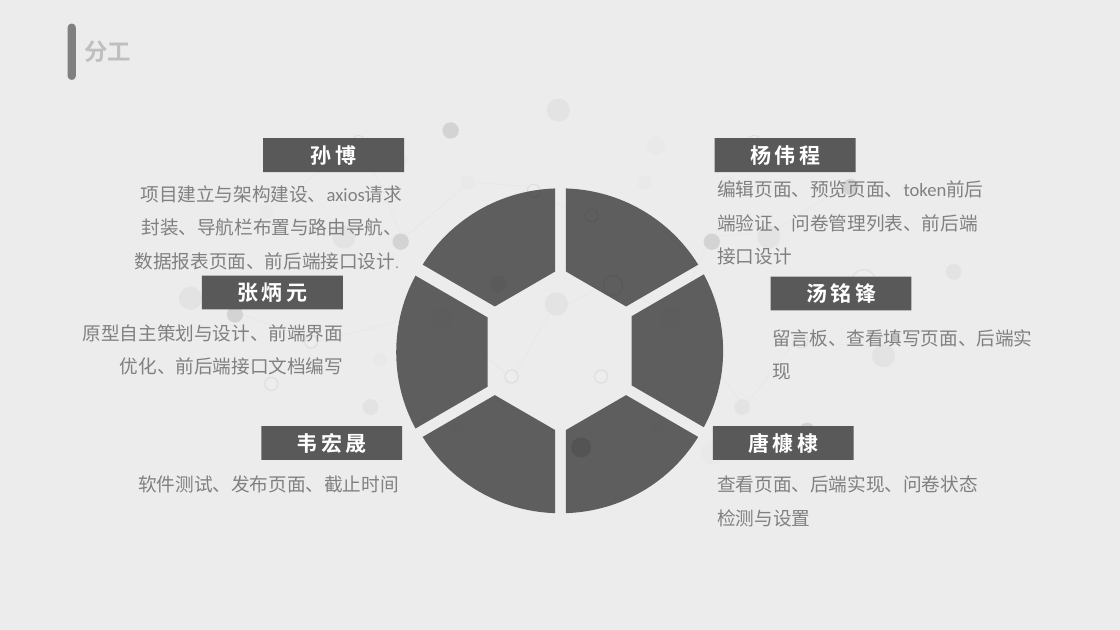
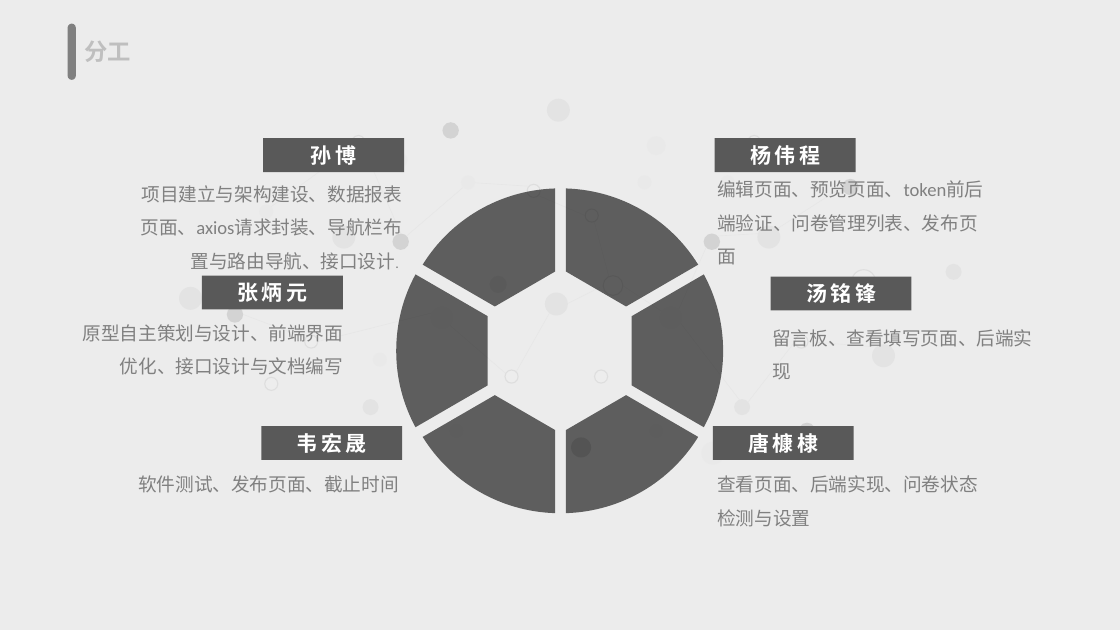
Before and after one commit to 6-vue/questionnaire, a slide deck: slide 15 of 文档/软件工程课程设计答辩-杨伟程.pptx. Drawn at 1120x630 pixels with LibreOffice and Linux fonts; fonts in the diff are those of the drawing. Boxes give left, top, right and bottom in pixels: in the first picture for what was removed or moved away, otherwise in the second. Text is boxed around its words. In the diff, an @@ line names an element or a change of style, - is before the commit and + after.

```diff
--- a/文档/软件工程课程设计答辩-杨伟程.pptx
+++ b/文档/软件工程课程设计答辩-杨伟程.pptx
@@ text at box(141, 185, 402, 270): text changed @@
-项目建立与架构建设、axios请求封装、导航栏布置与路由导航、数据报表页面、前后端接口设计.
+项目建立与架构建设、数据报表页面、axios请求封装、导航栏布置与路由导航、接口设计.
@@ text at box(717, 180, 983, 265): text changed @@
-编辑页面、预览页面、token前后端验证、问卷管理列表、前后端接口设计
+编辑页面、预览页面、token前后端验证、问卷管理列表、发布页面
@@ text at box(83, 324, 343, 375): text changed @@
-原型自主策划与设计、前端界面优化、前后端接口文档编写
+原型自主策划与设计、前端界面优化、接口设计与文档编写
```
Also in this commit, not shown: 3 other files.
